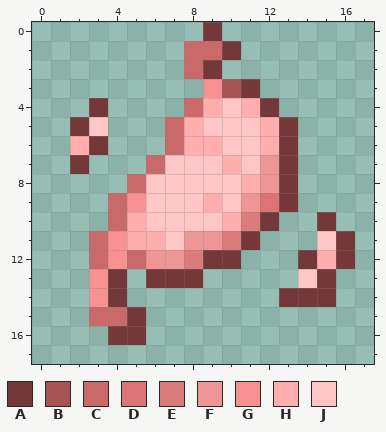
Pixel-art sprite, stored at src/main/resources/assets/kaleidoscope_cookery/textures/mob_effect/flatulence.png. Above, as it was before the edit.
The file is 18x18 pixels.
Palette (. is transparent): A #753838  B #a75353  C #c96969  D #db7474  E #da7c7c  F #ee9696  G #f89191  H #ffadad  J #ffc6c6
After:
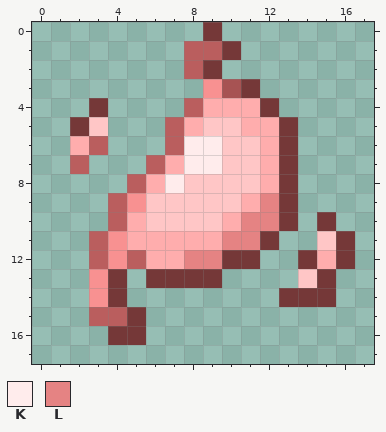
Colours new in this view: K #ffecec  L #e58383
Commit: 优化胀气buff图标
Edits made:
Colour C changes from #c96969 to #ba5e5e.
Colour A is added in row 10 at x 13; in row 11 at x 12; in row 12 at x 11; in row 13 at x 9.
Colour C replaces colour A in row 6 at x 3; in row 7 at x 2.
Colour H replaces colour F in rows 7 to 8 at x 12; in row 9 at x 11; in row 11 at x 8 to 9; in row 12 at x 6 to 7.
Colour H replaces colour J in row 4 at x 10; in row 5 at x 11; in row 7 at x 7; in row 8 at x 6; in row 11 at x 7.
Colour J replaces colour H in row 7 at x 10; in row 8 at x 11; in row 9 at x 9.
Colour K replaces colour H in row 6 at x 8 to 9.
Colour K replaces colour J in row 7 at x 8 to 9; in row 8 at x 7.
Colour L replaces colour A in row 10 at x 12; in row 11 at x 11; in row 12 at x 9.
Colour L replaces colour D in row 9 at x 12.
Colour L replaces colour E in row 10 at x 11; in row 11 at x 10; in row 12 at x 8.
